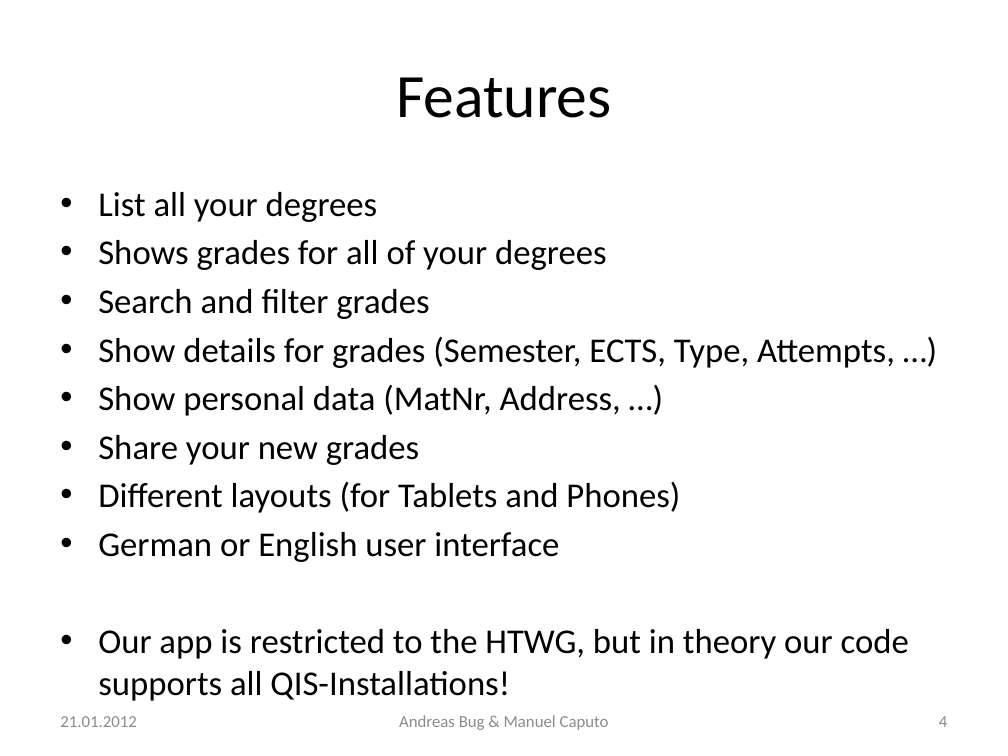
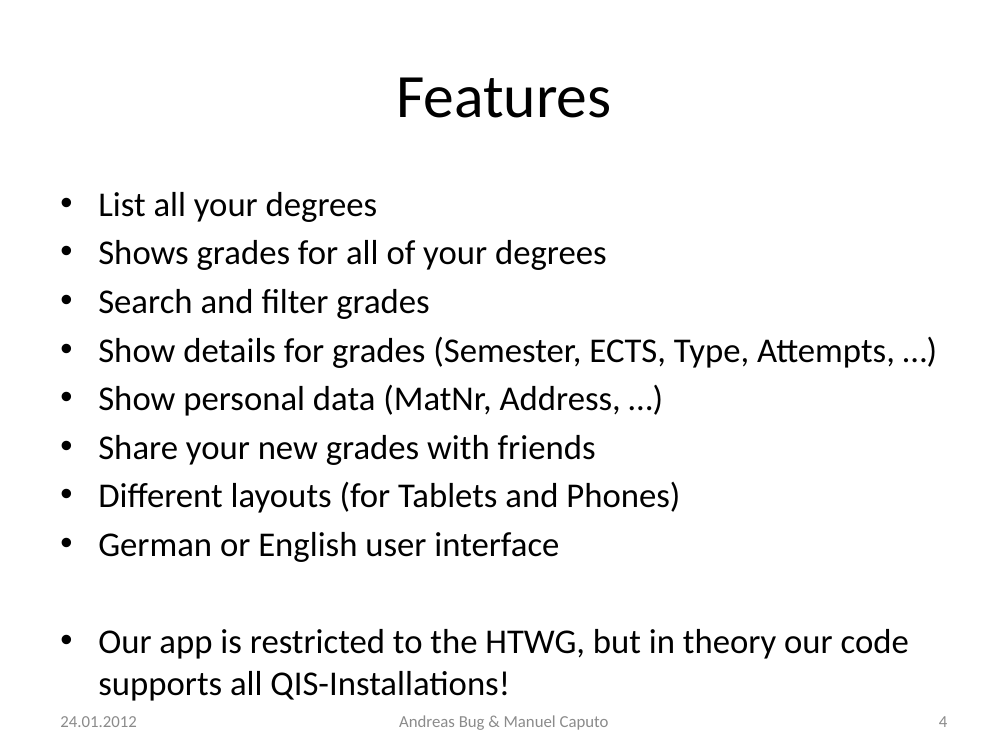
Before and after one commit to n0rf/htwg-grade-app, a slide deck: slide 4 of docs/notenapp-praesi.pptx. Drawn at 1008x756 pixels with LibreOffice and Linux fonts; fonts in the diff are those of the drawing. Boxes give left, top, right and bottom in pixels: in the first picture for what was removed or moved away, otherwise in the second. Text is boxed around its words. In the diff, an @@ line names an element or a change of style, - is before the commit and + after.

```diff
--- a/docs/notenapp-praesi.pptx
+++ b/docs/notenapp-praesi.pptx
@@ text at (98,435,596,465): text changed @@
-• Share your new grades
+• Share your new grades with friends
@@ text at (60,716,136,727): text changed @@
-21.01.2012
+24.01.2012
```
Also in this commit, not shown: 13 other slides changed.
